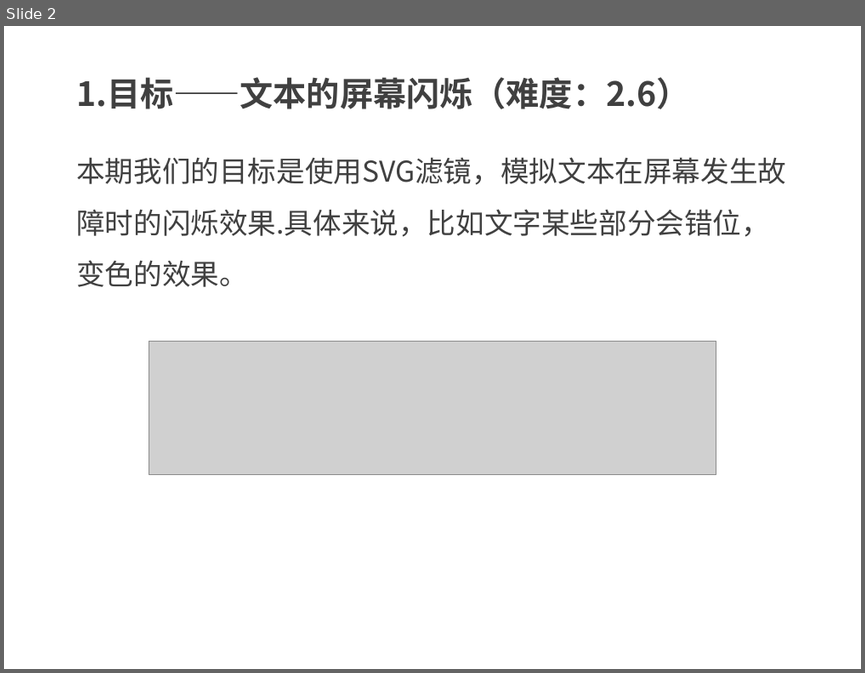
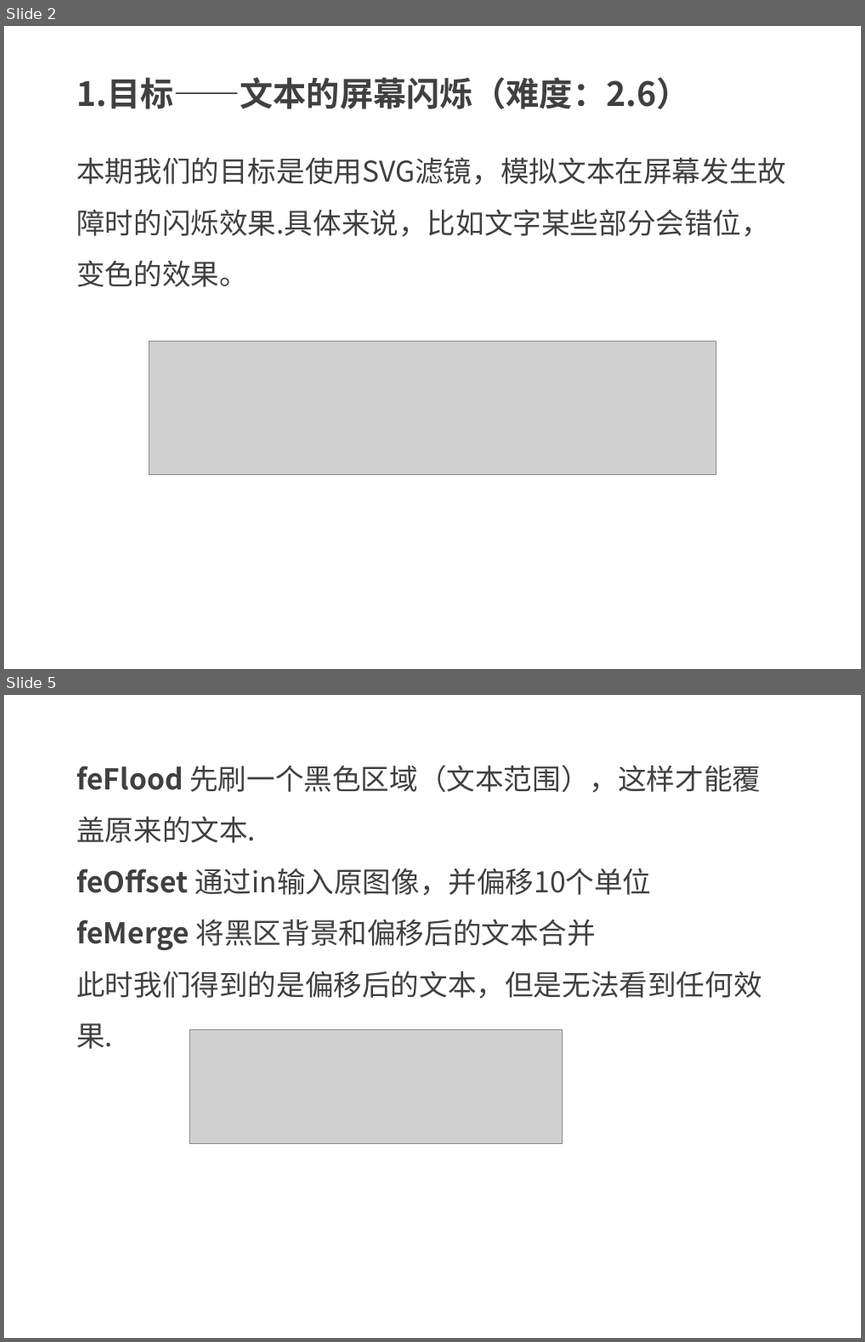
Before and after one commit to kong66/webAni, a slide deck: 17-svg-filter-text-screen/17.pptx. Shown one above the other, each under a label of ours: slide 2 before the commit, slides 2 and 5 after it; the slides between them are not shown. The pictures are 865x673 and 865x1342 pixels, drawn with LibreOffice and Linux fonts; fonts in the diff are those of the drawing; grey boxes stand for pictures. Boxes give left, top, right and bottom in pixels: in the first picture for what was removed or moved away, otherwise in the second. Text is boxed around its words. In the diff, an @@ line names an element or a change of style, - is before the commit and + after.

```diff
--- a/17-svg-filter-text-screen/17.pptx
+++ b/17-svg-filter-text-screen/17.pptx
@@ slide 5 added at [4,695,861,1338], background #FFFFFF @@
@@ text added at [76,765,761,1049], 24 pt, text #404040 @@
+feFlood 先刷一个黑色区域（文本范围），这样才能覆盖原来的文本.
+feOffset 通过in输入原图像，并偏移10个单位
+feMerge 将黑区背景和偏移后的文本合并
+此时我们得到的是偏移后的文本，但是无法看到任何效果.
@@ picture added at [190,1030,562,1143] @@
```
Also in this commit, not shown: 3 slides changed, 8 other slides added, 2 slides removed, 1 other file.
